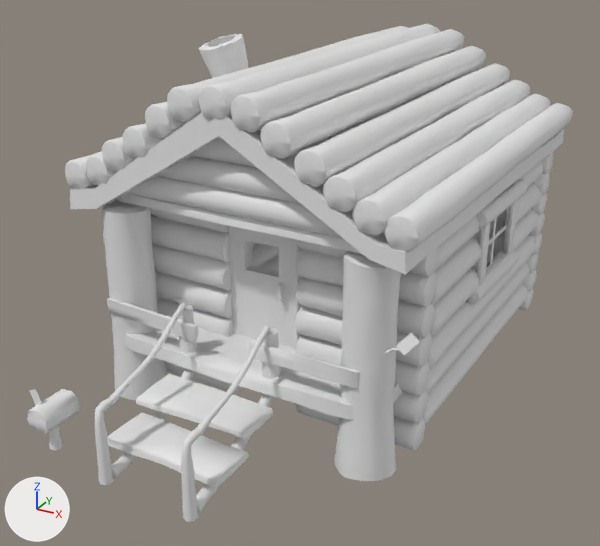
The FBX model BBT_2017_UP/Assets/Art/Models/Environments/cabin.fbx: old version first, new version second.
Both versions are drawn from a 50 mm camera at (1.46, -3.16, 2.89) aimed at (-0.96, 1.23, 0.7). Lighting does not change. The marker at lower left points along +X, +Y and +Z. Where no turn or scale is listed for an object, it has been applied to the vertices. Vertices at the same position are counted once.
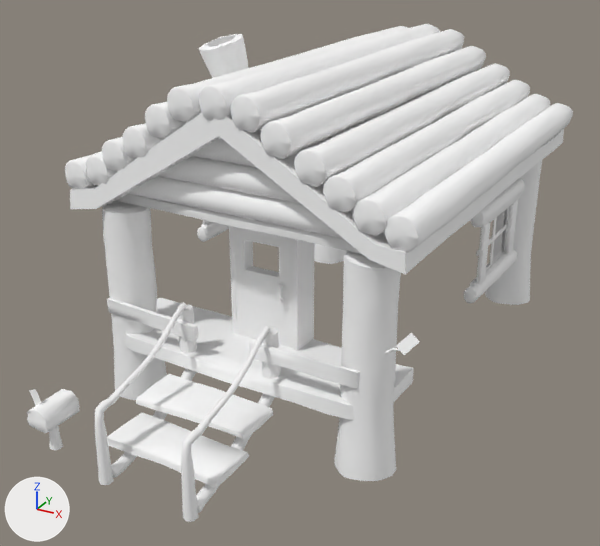
Scene script edits in JSON lines:
```json
{"op": "set", "path": "mat_stairrails.base_color", "old": "(0.8, 0.8, 0.8)", "new": "(1.0, 1.0, 1.0)", "note": "white #e7e7e7 -> white #ffffff"}
{"op": "set", "path": "mat_steps_mat.base_color", "old": "(0.8, 0.8, 0.8)", "new": "(1.0, 1.0, 1.0)", "note": "white #e7e7e7 -> white #ffffff"}
{"op": "set", "path": "mat_long_log_mat.base_color", "old": "(0.8, 0.8, 0.8)", "new": "(1.0, 1.0, 1.0)", "note": "white #e7e7e7 -> white #ffffff"}
{"op": "set", "path": "mat_center_log.base_color", "old": "(0.8, 0.8, 0.8)", "new": "(1.0, 1.0, 1.0)", "note": "white #e7e7e7 -> white #ffffff"}
{"op": "set", "path": "mat_center_log.roughness", "old": "0.553", "new": "0.693"}
{"op": "set", "path": "mat_stumpmat.base_color", "old": "(0.8, 0.8, 0.8)", "new": "(1.0, 1.0, 1.0)", "note": "white #e7e7e7 -> white #ffffff"}
{"op": "set", "path": "mat_mailbox_mat.base_color", "old": "(0.8, 0.8, 0.8)", "new": "(1.0, 1.0, 1.0)", "note": "white #e7e7e7 -> white #ffffff"}
{"op": "set", "path": "mat_mailbox_mat.roughness", "old": "0.553", "new": "0.693"}
{"op": "set", "path": "mat_leaf_mat.base_color", "old": "(0.8, 0.8, 0.8)", "new": "(1.0, 1.0, 1.0)", "note": "white #e7e7e7 -> white #ffffff"}
{"op": "set", "path": "mat_leaf_mat.roughness", "old": "0.553", "new": "0.693"}
{"op": "set", "path": "mat_wood_ends.base_color", "old": "(0.8, 0.8, 0.8)", "new": "(1.0, 1.0, 1.0)", "note": "white #e7e7e7 -> white #ffffff"}
{"op": "set", "path": "mat_wood_ends.roughness", "old": "0.553", "new": "0.693"}
{"op": "set", "path": "mat_chimney_mat.base_color", "old": "(0.8, 0.8, 0.8)", "new": "(1.0, 1.0, 1.0)", "note": "white #e7e7e7 -> white #ffffff"}
{"op": "set", "path": "mat_beam.base_color", "old": "(0.8, 0.8, 0.8)", "new": "(1.0, 1.0, 1.0)", "note": "white #e7e7e7 -> white #ffffff"}
{"op": "set", "path": "mat_stoop_mat.base_color", "old": "(0.8, 0.8, 0.8)", "new": "(1.0, 1.0, 1.0)", "note": "white #e7e7e7 -> white #ffffff"}
{"op": "set", "path": "mat_stoop_mat.roughness", "old": "0.553", "new": "0.693"}
{"op": "set", "path": "mat_frontdoor.base_color", "old": "(0.8, 0.8, 0.8)", "new": "(1.0, 1.0, 1.0)", "note": "white #e7e7e7 -> white #ffffff"}
{"op": "set", "path": "mat_frontdoor.roughness", "old": "0.553", "new": "0.693"}
{"op": "set", "path": "mat_columns_mat.base_color", "old": "(0.8, 0.8, 0.8)", "new": "(1.0, 1.0, 1.0)", "note": "white #e7e7e7 -> white #ffffff"}
{"op": "set", "path": "mat_columns_mat.roughness", "old": "0.553", "new": "0.693"}
{"block": "me_untitled_013", "where": "# used by ob_logs; location = (0.0, 0.0, 0.0)"}
{"op": "remove", "block": "me_untitled_013", "code": "me_untitled_013.from_pydata(...)  # 19548 vertices, 20424 faces; spans x -2.1..0.29, y 0.28..3.23, z -0.03..2.08"}
{"op": "add", "block": "me_untitled_013", "code": "me_untitled_013.from_pydata(...)  # 7562 vertices, 7890 faces; spans x -2.1..0.29, y 0.28..3.23, z 0.62..2.08"}
{"block": "me_untitled_013", "change": "me_untitled_013 part 1: 33 loose pieces with 9584 vertices, spanning x -2.0..0.2, y 0.62..3.09, z -0.03..1.3, are deleted"}
{"block": "me_untitled_013", "change": "me_untitled_013 part 2: 21 vertices moved within x -1.98..0.2, y 1.48..2.97, z 0.62..1.25; 3291 vertices removed from x -2.01..0.22, y 0.8..3.1, z 0.44..1.29; 889 vertices added at x -2.01..0.21, y 1.48..2.31, z 0.62..1.24"}
```

Boxes (x1, y1, x2, y2) around the edits, measured in the pictures (600 x 546 px):
```json
{"object": "logs", "change": "recoloured, reshaped", "before": [65, 24, 573, 451], "after": [65, 24, 573, 303], "on screen": "35% shorter"}
{"object": "columns", "change": "recoloured, surface changed", "before": [102, 160, 542, 481], "after": [102, 160, 542, 481]}
{"object": "roof_base", "change": "recoloured, surface changed", "before": [70, 72, 564, 275], "after": [70, 72, 564, 275]}
{"object": "polySurface87", "change": "recoloured, surface changed", "before": [112, 298, 414, 420], "after": [112, 298, 414, 420]}
{"object": "cabin_exterior_door", "change": "recoloured, surface changed", "before": [234, 227, 293, 348], "after": [234, 227, 293, 348]}
{"object": "polySurface84", "change": "recoloured", "before": [107, 413, 249, 488], "after": [107, 413, 249, 488]}
{"object": "polySurface85", "change": "recoloured", "before": [136, 374, 273, 439], "after": [136, 374, 273, 439]}
{"object": "polySurface103", "change": "recoloured, surface changed", "before": [27, 227, 419, 450], "after": [27, 227, 419, 450]}
{"object": "rail_left", "change": "recoloured", "before": [181, 326, 270, 522], "after": [181, 326, 270, 522]}
{"object": "polySurface83", "change": "recoloured", "before": [249, 340, 360, 388], "after": [249, 340, 360, 388]}
{"object": "rail_right", "change": "recoloured", "before": [95, 302, 186, 485], "after": [95, 302, 186, 485]}
{"object": "chimney", "change": "recoloured", "before": [199, 34, 248, 78], "after": [199, 34, 248, 78]}
{"object": "polySurface82", "change": "recoloured", "before": [107, 298, 198, 341], "after": [107, 298, 198, 341]}
{"object": "polySurface102", "change": "recoloured", "before": [229, 226, 297, 351], "after": [229, 226, 297, 351]}
{"object": "polySurface77", "change": "recoloured", "before": [196, 393, 275, 513], "after": [196, 393, 275, 513]}
{"object": "polySurface76", "change": "recoloured", "before": [111, 368, 197, 478], "after": [111, 368, 197, 478]}
{"object": "polySurface90", "change": "recoloured", "before": [476, 222, 490, 284], "after": [476, 222, 490, 284]}
{"object": "post_r", "change": "recoloured", "before": [262, 328, 280, 379], "after": [262, 328, 280, 379]}
{"object": "post_l", "change": "recoloured", "before": [178, 305, 197, 353], "after": [178, 305, 197, 353]}
{"object": "polySurface88", "change": "recoloured", "before": [505, 200, 518, 254], "after": [505, 200, 518, 254]}
{"object": "polySurface95", "change": "recoloured", "before": [203, 220, 211, 225], "after": [203, 220, 211, 225]}
{"part": 1, "of": "me_untitled_013", "change": "deleted", "before": [150, 174, 550, 451]}
{"part": 2, "of": "me_untitled_013", "change": "cut back", "before": [253, 152, 553, 369], "after": [197, 178, 525, 303]}
```
